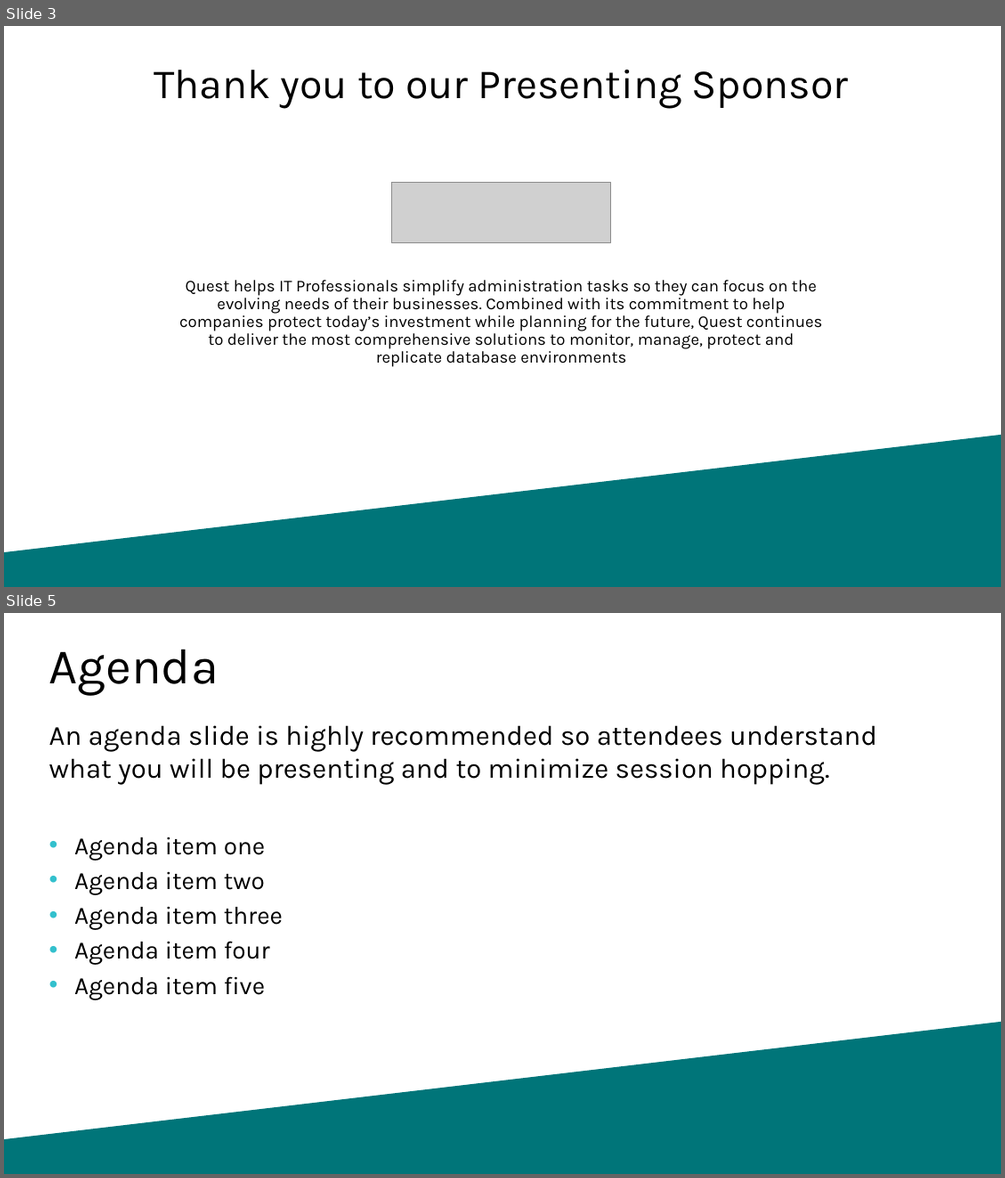
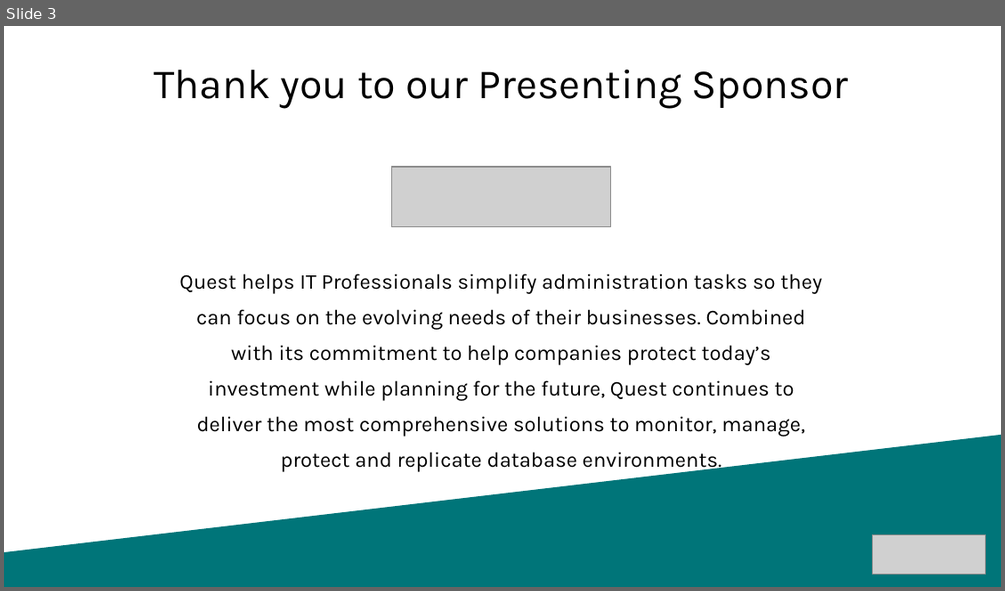
Before and after one commit to SQLDBAWithABeard/Presentations, a slide deck: 2018/24 HoP/PowerShell.pptx. Shown one above the other, each under a label of ours: slides 3 and 5 before the commit, slide 3 after it; the slides between them are not shown. The pictures are 1005x1178 and 1005x591 pixels, drawn with LibreOffice and Linux fonts; fonts in the diff are those of the drawing; grey boxes stand for pictures; background and template pictures are left out. Boxes give left, top, right and bottom in pixels: in the first picture for what was removed or moved away, otherwise in the second. Text is boxed around its words. In the diff, an @@ line names an element or a change of style, - is before the commit and + after.

```diff
--- a/2018/24 HoP/PowerShell.pptx
+++ b/2018/24 HoP/PowerShell.pptx
@@ slide 5 removed at <box>4,613,1001,1174</box>, background #FFFFFF; not listed: 1 template element that a slide beside it also shows @@
@@ title removed at <box>49,649,218,696</box> @@
-Agenda
@@ text removed at <box>49,725,877,785</box> @@
-An agenda slide is highly recommended so attendees understand what you will be presenting and to minimize session hopping.
@@ text removed at <box>74,836,283,999</box> @@
-• Agenda item one
-• Agenda item two
-• Agenda item three
-• Agenda item four
-• Agenda item five
@@ slide 3 changed as well @@
@@ picture: place and size @@
-picture at <box>392,183,611,242</box>
+picture at <box>392,167,611,226</box>
@@ text at <box>179,273,822,472</box>: text changed; size 12 to 15.3 pt @@
-Quest helps IT Professionals simplify administration tasks so they can focus on the evolving needs of their businesses. Combined with its commitment to help companies protect today’s investment while planning for the future, Quest continues to deliver the most comprehensive solutions to monitor, manage, protect and replicate database environments
+Quest helps IT Professionals simplify administration tasks so they can focus on the evolving needs of their businesses. Combined with its commitment to help companies protect today’s investment while planning for the future, Quest continues to deliver the most comprehensive solutions to monitor, manage, protect and replicate database environments.
@@ picture added at <box>873,534,985,573</box> @@
```
Also in this commit, not shown: 2 other slides changed, 16 slides added, 12 other slides removed.
